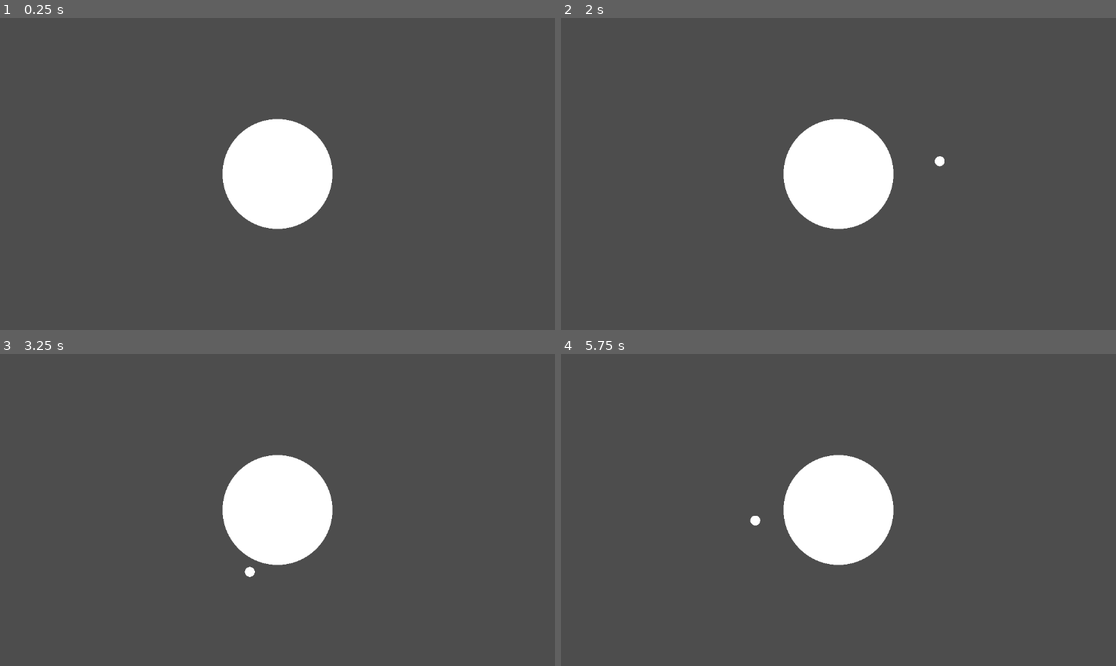
Above: before the commit, frames 1-4 (two rows, left to right).
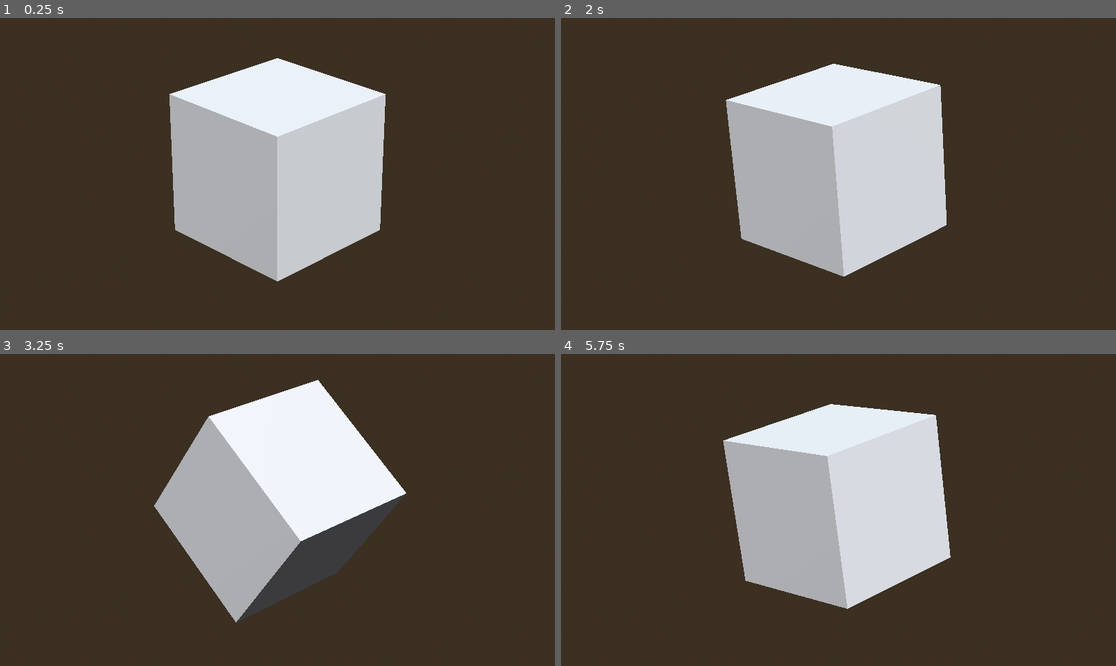
Above: after the commit, the same moments.

Repository: TheNickOfTime/design-challenge-nov
Game: Godot game, scene res://Scenes/puzzle_box_test.tscn
Two runs of this game, one before a commit and one after it. Both use one fixed random seed, a clock stepped at 60 frames per second and the inputs below. Before the commit the project starts from res://Scenes/planet_test.tscn.
Inputs (mouse positions are in pixels of both pictures, inside the frame that each line leads up to):
- Up to frame 1 (0.25 s): no input
- Up to frame 2 (2 s): tap Enter at 0.5 s; move the mouse to (960, 158) at 0.52 s; hold Right 0.53-1.28 s; click (960, 158) at 0.67 s; move the mouse to (727, 189) at 1.27 s; hold Down from 1.28 s (still down)
- Up to frame 3 (3.25 s): move the mouse to (333, 441) at 2.02 s; release Down at 2.03 s; hold Right 2.03-2.78 s; move the mouse to (249, 572) at 2.77 s; hold Up from 2.78 s (still down); click (249, 572) at 2.92 s
- Up to frame 4 (5.75 s): move the mouse to (1005, 556) at 3.52 s; release Up at 3.53 s; hold Left 3.53-5.03 s; move the mouse to (672, 463) at 4.27 s; tap Space at 5 s; move the mouse to (866, 510) at 5.02 s; hold Down from 5.03 s (still down); click (866, 510) at 5.17 s

The runs differ from the first frame. In frame 1, 100% of the frame differs, in the area x 0-100%, y 0-100%; in frame 2, 100%; in frame 3, 95%; in frame 4, 100%.

Commit message:
Started working on a new gravity based "puzzle box" idea

Diff:
--- /dev/null
+++ b/Scenes/puzzle_box_test.tscn
@@ -0,0 +1,37 @@
+[gd_scene load_steps=6 format=3 uid="uid://csagjjk6ddfsw"]
+
+[ext_resource type="Script" path="res://Scripts/PuzzleBox.gd" id="1_f23ct"]
+
+[sub_resource type="ProceduralSkyMaterial" id="ProceduralSkyMaterial_pxw3g"]
+sky_horizon_color = Color(0.64625, 0.65575, 0.67075, 1)
+ground_horizon_color = Color(0.64625, 0.65575, 0.67075, 1)
+
+[sub_resource type="Sky" id="Sky_p6hvu"]
+sky_material = SubResource("ProceduralSkyMaterial_pxw3g")
+
+[sub_resource type="Environment" id="Environment_iay8a"]
+background_mode = 2
+sky = SubResource("Sky_p6hvu")
+tonemap_mode = 2
+glow_enabled = true
+
+[sub_resource type="BoxMesh" id="BoxMesh_jq54r"]
+
+[node name="puzzle_box_test" type="Node3D"]
+
+[node name="WorldEnvironment" type="WorldEnvironment" parent="."]
+environment = SubResource("Environment_iay8a")
+
+[node name="DirectionalLight3D" type="DirectionalLight3D" parent="."]
+transform = Transform3D(-0.866023, -0.433016, 0.250001, 0, 0.499998, 0.866027, -0.500003, 0.749999, -0.43301, 0, 0, 0)
+shadow_enabled = true
+
+[node name="Camera3D" type="Camera3D" parent="."]
+transform = Transform3D(-0.707107, -0.298836, 0.640856, 0, 0.906308, 0.422618, -0.707107, 0.298836, -0.640856, 5.119, 3.3, -5.119)
+fov = 15.0
+size = 3.0
+
+[node name="PuzzleBox" type="MeshInstance3D" parent="."]
+mesh = SubResource("BoxMesh_jq54r")
+skeleton = NodePath("../Camera3D")
+script = ExtResource("1_f23ct")
--- /dev/null
+++ b/Scripts/PuzzleBox.gd
@@ -0,0 +1,38 @@
+extends MeshInstance3D
+
+signal finished_rotating
+
+var rotate_time : float = 0.75
+@onready var rotate_degrees : float = deg_to_rad(90)
+
+# Called when the node enters the scene tree for the first time.
+func _ready():
+	pass # Replace with function body.
+
+
+# Called every frame. 'delta' is the elapsed time since the previous frame.
+func _process(delta):
+	pass
+
+
+func _input(event):
+	if event is InputEventKey && event.is_pressed():
+		var key = event as InputEventKey
+		var new_rot : Transform3D
+
+		if key.keycode == KEY_UP:
+			new_rot = transform.rotated(Vector3.RIGHT, rotate_degrees)
+		elif key.keycode == KEY_DOWN:
+			new_rot = transform.rotated(Vector3.RIGHT, -rotate_degrees)
+		elif key.keycode == KEY_LEFT:
+			new_rot = transform.rotated(Vector3.UP, rotate_degrees)
+		elif key.keycode == KEY_RIGHT:
+			new_rot = transform.rotated(Vector3.UP, -rotate_degrees)
+
+		rotate_cube(new_rot)
+
+func rotate_cube(new_rotation : Transform3D):
+	var tween = get_tree().create_tween()
+	tween.tween_property(self, "transform", new_rotation, rotate_time)
+
+	await tween.finished
--- a/project.godot
+++ b/project.godot
@@ -11,6 +11,6 @@
 [application]
 
 config/name="design-challenge-nov"
-run/main_scene="res://Scenes/planet_test.tscn"
+run/main_scene="res://Scenes/puzzle_box_test.tscn"
 config/features=PackedStringArray("4.0", "Forward Plus")
 config/icon="res://icon.svg"
